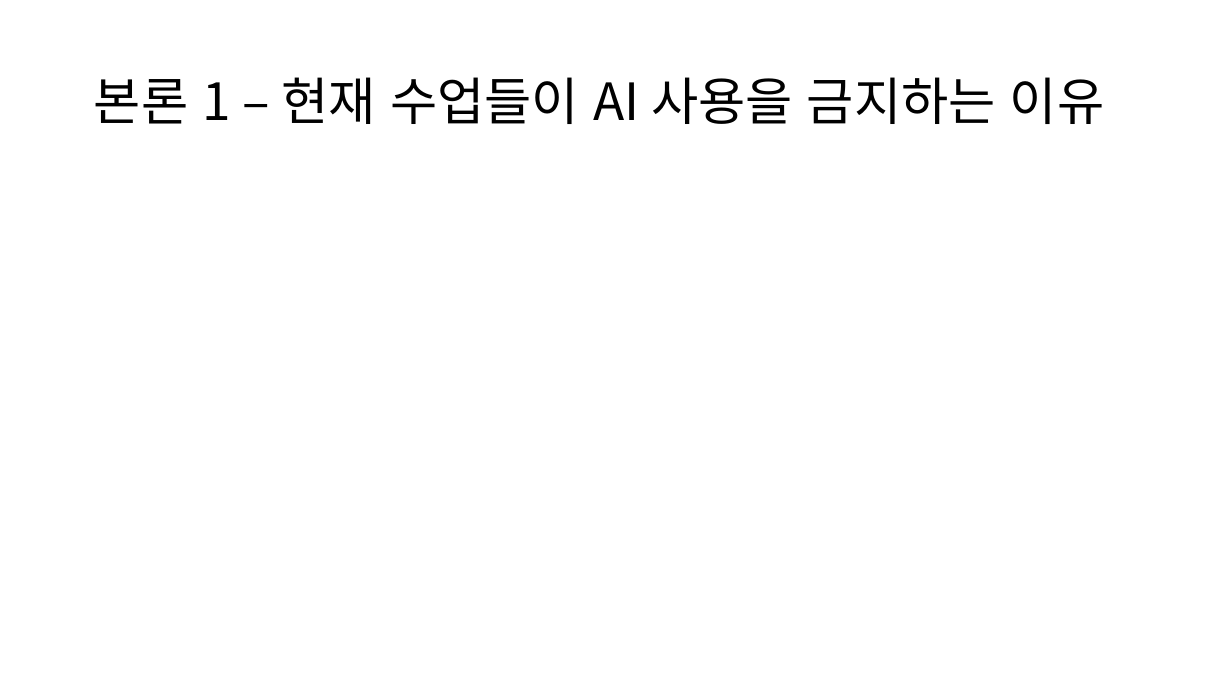
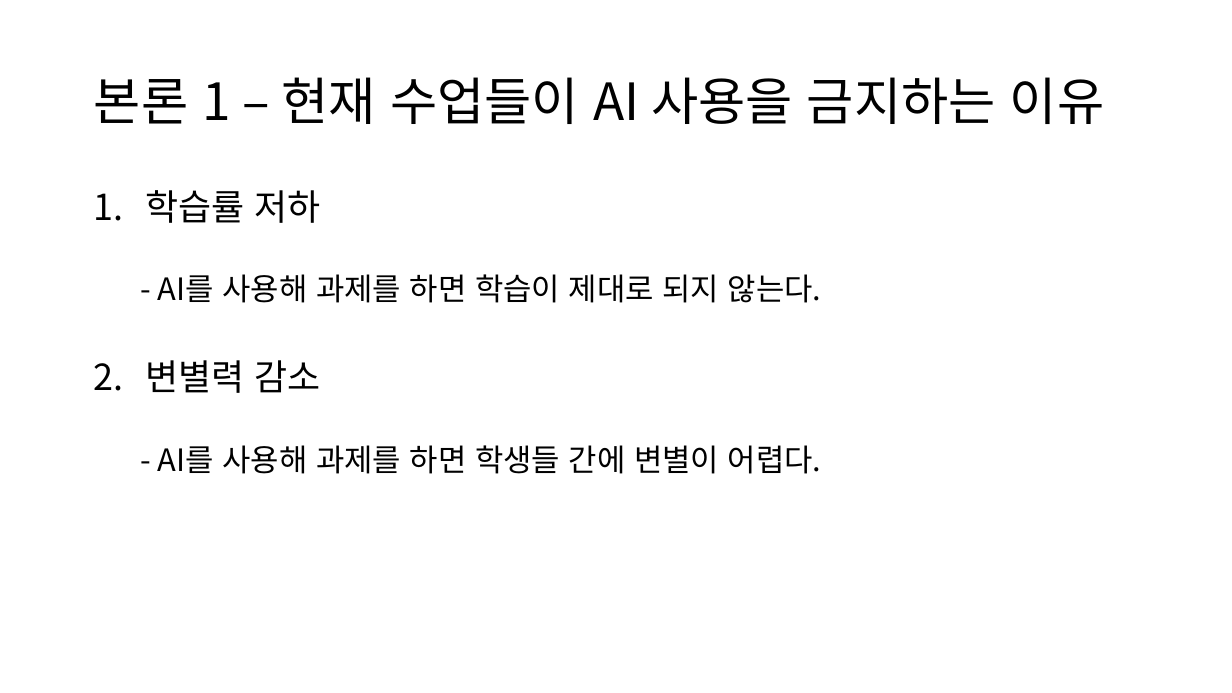
Before and after one commit to wodjs2640/2025_2_assignment, a slide deck: slide 4 of 대글/과제에서 AI 사용을 허용해도 되는 이유.pptx. Drawn at 1232x693 pixels with LibreOffice and Linux fonts; fonts in the diff are those of the drawing. Boxes give left, top, right and bottom in pixels: in the first picture for what was removed or moved away, otherwise in the second. Text is boxed around its words. In the diff, an @@ line names an element or a change of style, - is before the commit and + after.

Commit message:
대글과제수정

```diff
--- a/대글/과제에서 AI 사용을 허용해도 되는 이유.pptx
+++ b/대글/과제에서 AI 사용을 허용해도 되는 이유.pptx
@@ text added at (146,190,821,474), 24 pt, text #000000 @@
+1. 학습률 저하
+  - AI를 사용해 과제를 하면 학습이 제대로 되지 않는다.
+2. 변별력 감소
+  - AI를 사용해 과제를 하면 학생들 간에 변별이 어렵다.
```
Also in this commit, not shown: 1 other slide changed, 5 slides added.
